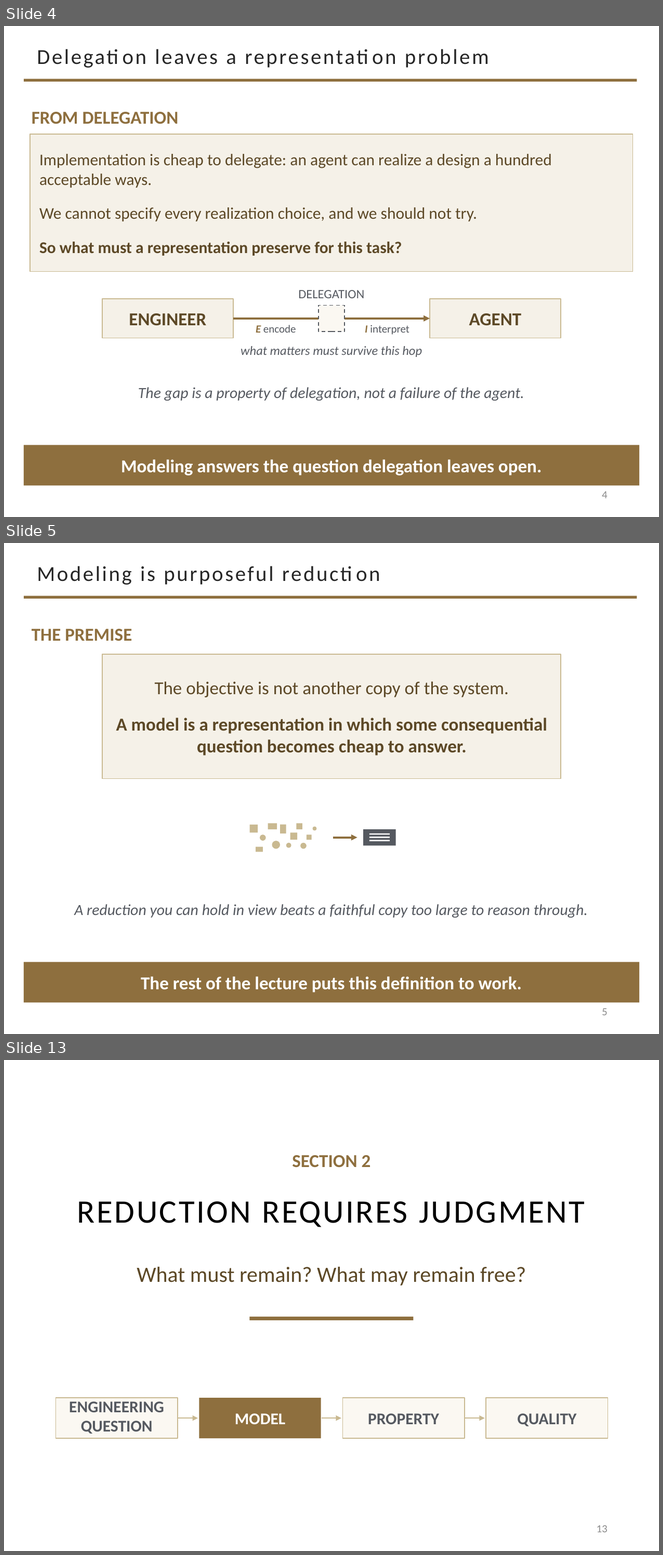
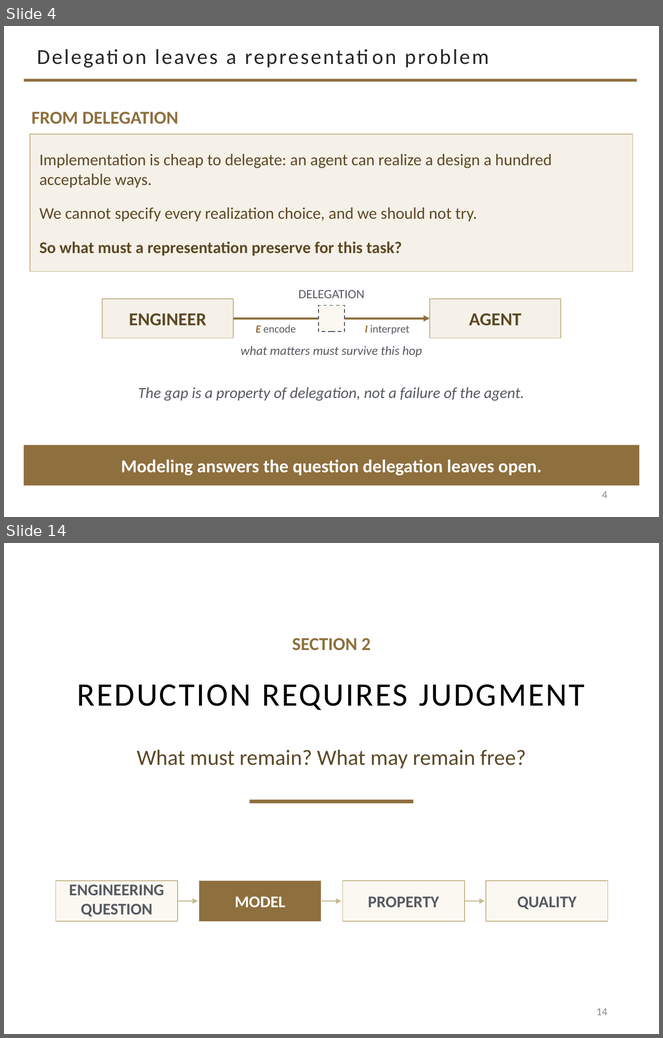
Before and after one commit to davisjam/model-based-agentic-software-engineering, a slide deck: course/lectures/act-2-delegation-and-control/02-modeling/2-2-Modeling-1-Purposeful-Reduction.pptx. Shown one above the other, each under a label of ours: slides 4, 5 and 13 before the commit, slides 4 and 14 after it; the slides between them are not shown. The pictures are 663x1555 and 663x1038 pixels, drawn with LibreOffice and Linux fonts; fonts in the diff are those of the drawing; background and template pictures are left out. Boxes give left, top, right and bottom in pixels: in the first picture for what was removed or moved away, otherwise in the second. Text is boxed around its words. In the diff, an @@ line names an element or a change of style, - is before the commit and + after.

```diff
--- a/course/lectures/act-2-delegation-and-control/02-modeling/2-2-Modeling-1-Purposeful-Reduction.pptx
+++ b/course/lectures/act-2-delegation-and-control/02-modeling/2-2-Modeling-1-Purposeful-Reduction.pptx
@@ slide 5 removed at bbox=[4, 543, 659, 1034], background #FFFFFF; not listed: 1 template element that a slide beside it also shows @@
@@ title removed at bbox=[37, 566, 273, 585] @@
-Modeling is purposeful reduction
@@ text removed at bbox=[32, 629, 132, 641] @@
-THE PREMISE
@@ rectangle removed at bbox=[102, 654, 561, 779] @@
-The objective is not another copy of the system.
-A model is a representation in which some consequential question becomes cheap to answer.
@@ rectangle removed at bbox=[268, 823, 277, 830] @@
@@ rectangle removed at bbox=[296, 823, 302, 830] @@
@@ rectangle removed at bbox=[249, 825, 258, 833] @@
@@ ellipse removed at bbox=[259, 835, 266, 840] @@
@@ rectangle removed at bbox=[280, 825, 286, 834] @@
@@ rectangle removed at bbox=[291, 833, 297, 840] @@
@@ rectangle removed at bbox=[307, 835, 312, 840] @@
@@ ellipse removed at bbox=[312, 827, 317, 831] @@
@@ arrow removed from (333, 838) to (357, 838) @@
@@ rectangle removed at bbox=[364, 830, 397, 846] @@
@@ rectangle removed at bbox=[370, 834, 390, 835] @@
@@ rectangle removed at bbox=[370, 837, 390, 838] @@
@@ rectangle removed at bbox=[256, 847, 263, 852] @@
@@ ellipse removed at bbox=[272, 841, 280, 849] @@
@@ ellipse removed at bbox=[286, 843, 292, 848] @@
@@ ellipse removed at bbox=[301, 843, 307, 849] @@
@@ rectangle removed at bbox=[370, 840, 390, 842] @@
@@ text removed at bbox=[74, 904, 588, 918] @@
-A reduction you can hold in view beats a faithful copy too large to reason through.
@@ rectangle removed at bbox=[24, 962, 639, 1003] @@
-The rest of the lecture puts this definition to work.
@@ page number removed at bbox=[602, 1008, 608, 1016] @@
-5
@@ what was slide 13 is now slide 14 @@
@@ page number at bbox=[597, 1008, 608, 1016]: text changed @@
-13
+14
```
Also in this commit, not shown: 2 slides changed, 7 slides added, 5 other slides removed, 1 other file.
